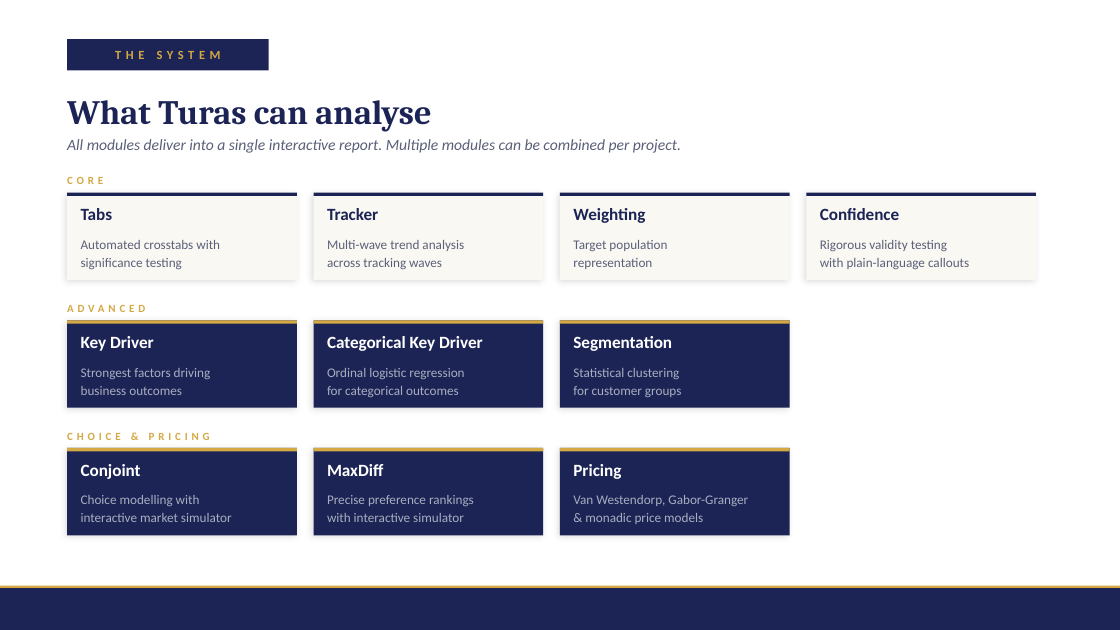
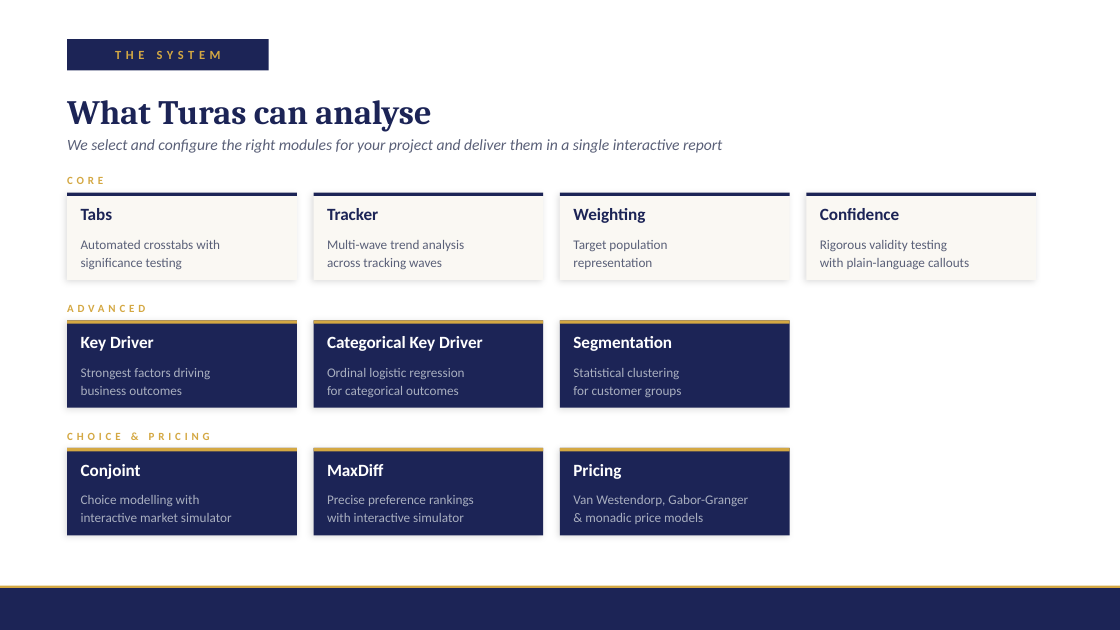
Before and after one commit to DuncanRBrett/Turas, a slide deck: slide 5 of docs/marketing/Turas demo companion.pptx. Drawn at 1120x630 pixels with LibreOffice and Linux fonts; fonts in the diff are those of the drawing. Boxes give left, top, right and bottom in pixels: in the first picture for what was removed or moved away, otherwise in the second. Text is boxed around its words. In the diff, an @@ line names an element or a change of style, - is before the commit and + after.

```diff
--- a/docs/marketing/Turas demo companion.pptx
+++ b/docs/marketing/Turas demo companion.pptx
@@ text at (67, 139, 722, 153): text changed @@
-All modules deliver into a single interactive report. Multiple modules can be combined per project.
+We select and configure the right modules for your project and deliver them in a single interactive report
```
Also in this commit, not shown: 3 other slides changed, 3 other files.
